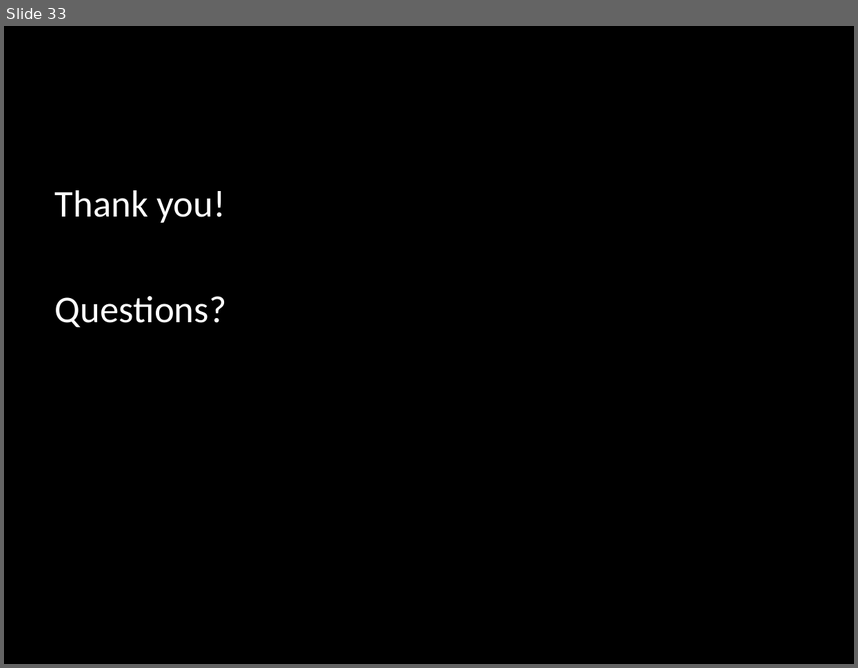
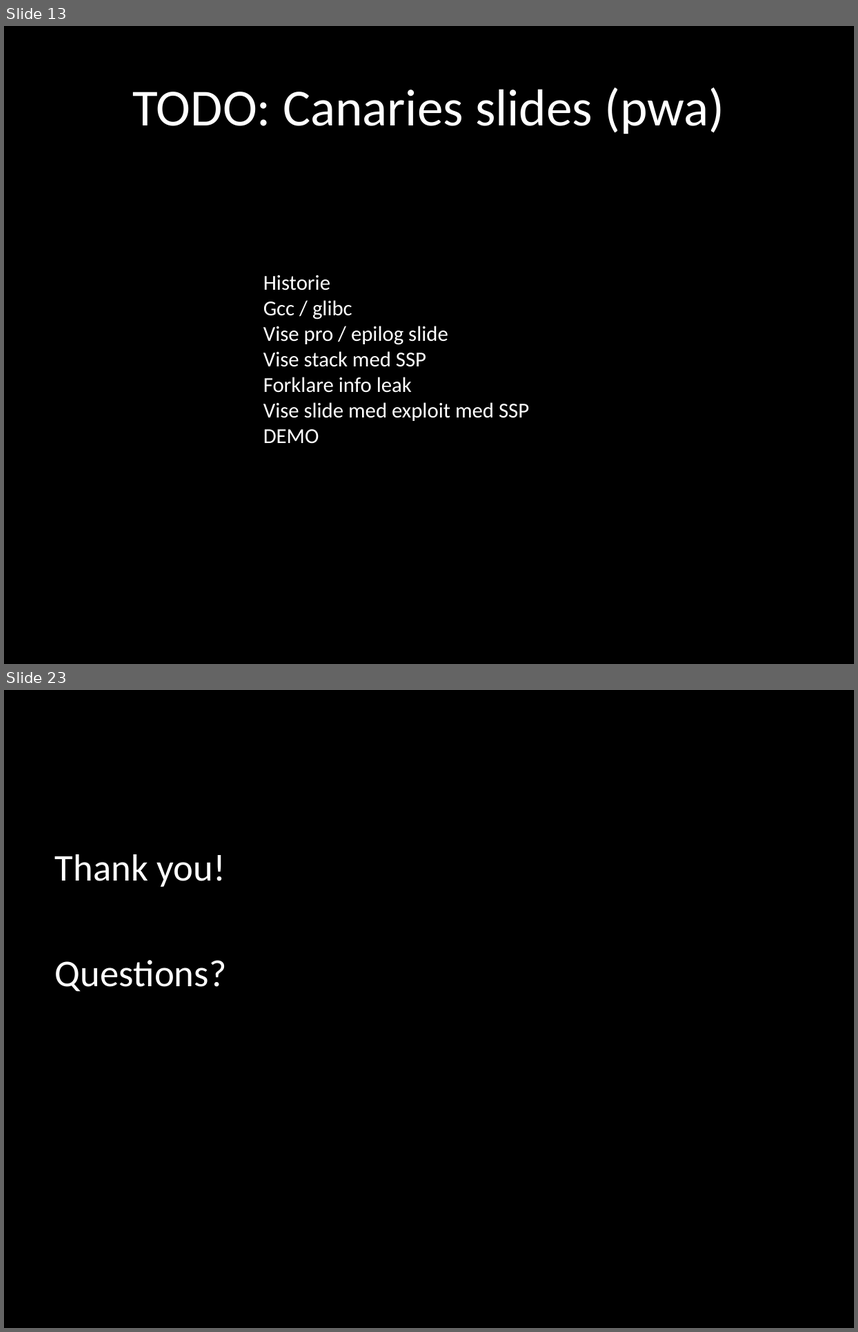
Before and after one commit to wuurrd/techzonepresentation, a slide deck: presentation.pptx. Shown one above the other, each under a label of ours: slide 33 before the commit, slides 13 and 23 after it; the slides between them are not shown. The pictures are 858x668 and 858x1332 pixels, drawn with LibreOffice and Linux fonts; fonts in the diff are those of the drawing. Boxes give left, top, right and bottom in pixels: in the first picture for what was removed or moved away, otherwise in the second. Text is boxed around its words. In the diff, an @@ line names an element or a change of style, - is before the commit and + after.

```diff
--- a/presentation.pptx
+++ b/presentation.pptx
@@ slide 13 added at (x1=4, y1=26, x2=854, y2=664), background #000000 @@
@@ title added at (x1=132, y1=87, x2=724, y2=134), 44 pt, text #FFFFFF @@
+TODO: Canaries slides (pwa)
@@ text added at (x1=263, y1=275, x2=529, y2=443), 18 pt, text #FFFFFF @@
+Historie
+Gcc / glibc
+Vise pro / epilog slide
+Vise stack med SSP
+Forklare info leak
+Vise slide med exploit med SSP
+DEMO
@@ what was slide 33 is now slide 23 @@
```
Also in this commit, not shown: 10 slides changed, 7 other slides added, 18 slides removed.
